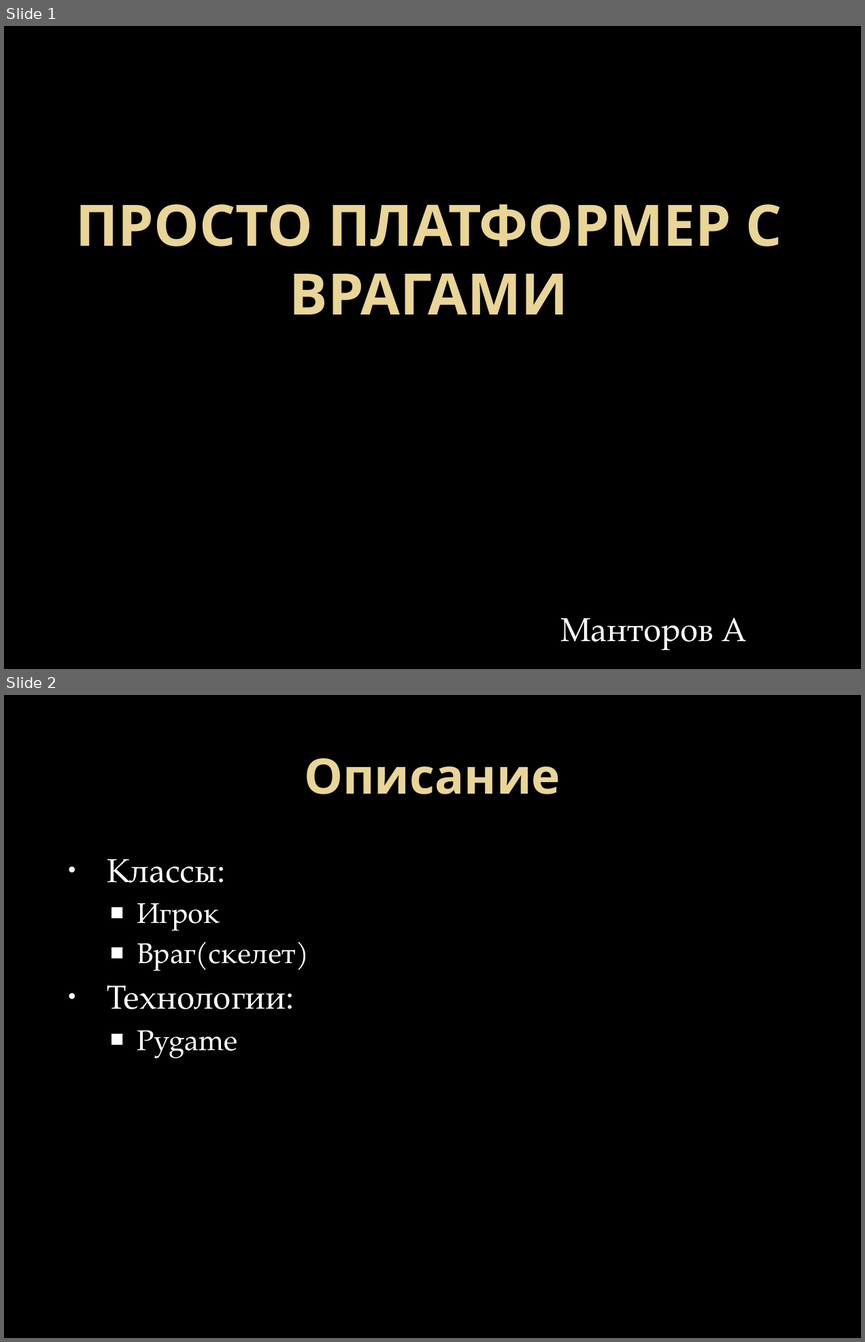
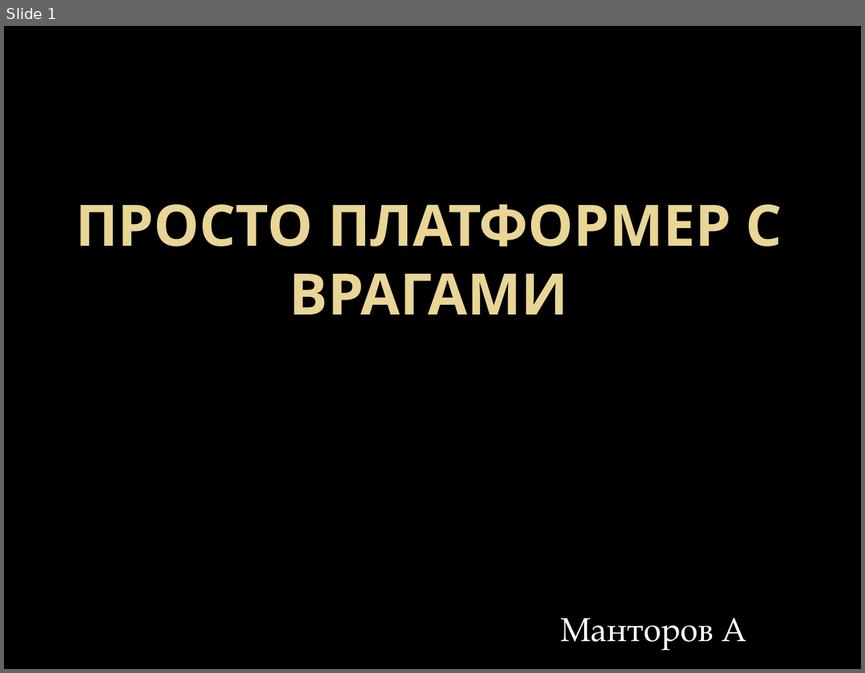
Before and after one commit to Lehsey/liceum_project, a slide deck: Просто платформер с врагами.pptx. Shown one above the other, each under a label of ours: slides 1 and 2 before the commit, slide 1 after it. The pictures are 865x1342 and 865x673 pixels, drawn with LibreOffice and Linux fonts; fonts in the diff are those of the drawing; background and template pictures are left out. Boxes give left, top, right and bottom in pixels: in the first picture for what was removed or moved away, otherwise in the second. Text is boxed around its words. In the diff, an @@ line names an element or a change of style, - is before the commit and + after.

```diff
--- a/Просто платформер с врагами.pptx
+++ b/Просто платформер с врагами.pptx
@@ slide 2 removed at (4, 695, 861, 1338), background picture (left out) @@
@@ title removed at (304, 758, 560, 794) @@
-Описание
@@ text removed at (107, 859, 296, 1058) @@
-• Классы:
-  ■ Игрок
-  ■ Враг(скелет)
-• Технологии:
-  ■ Pygame
```
Also in this commit, not shown: 4 slides added, 2 other files.
